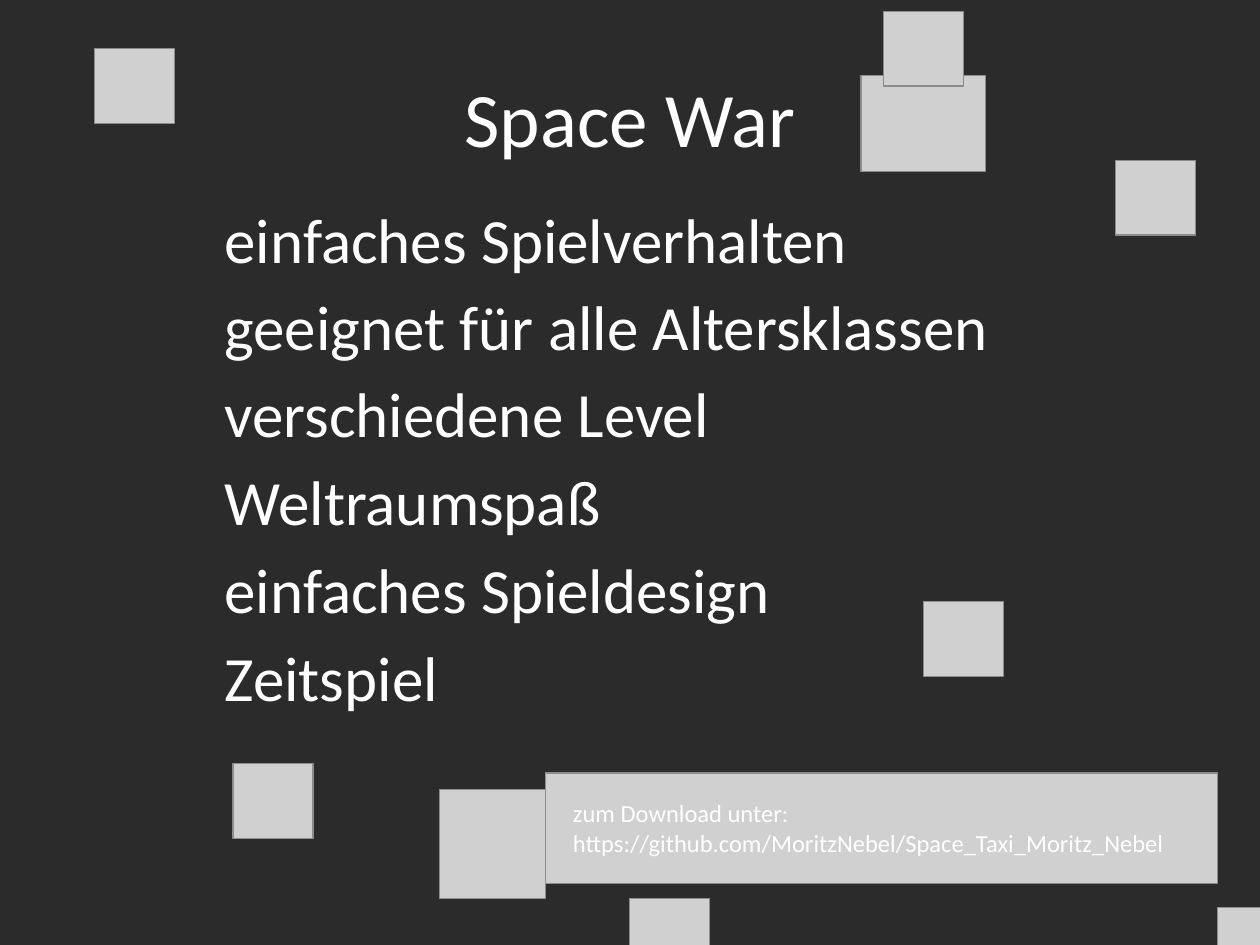
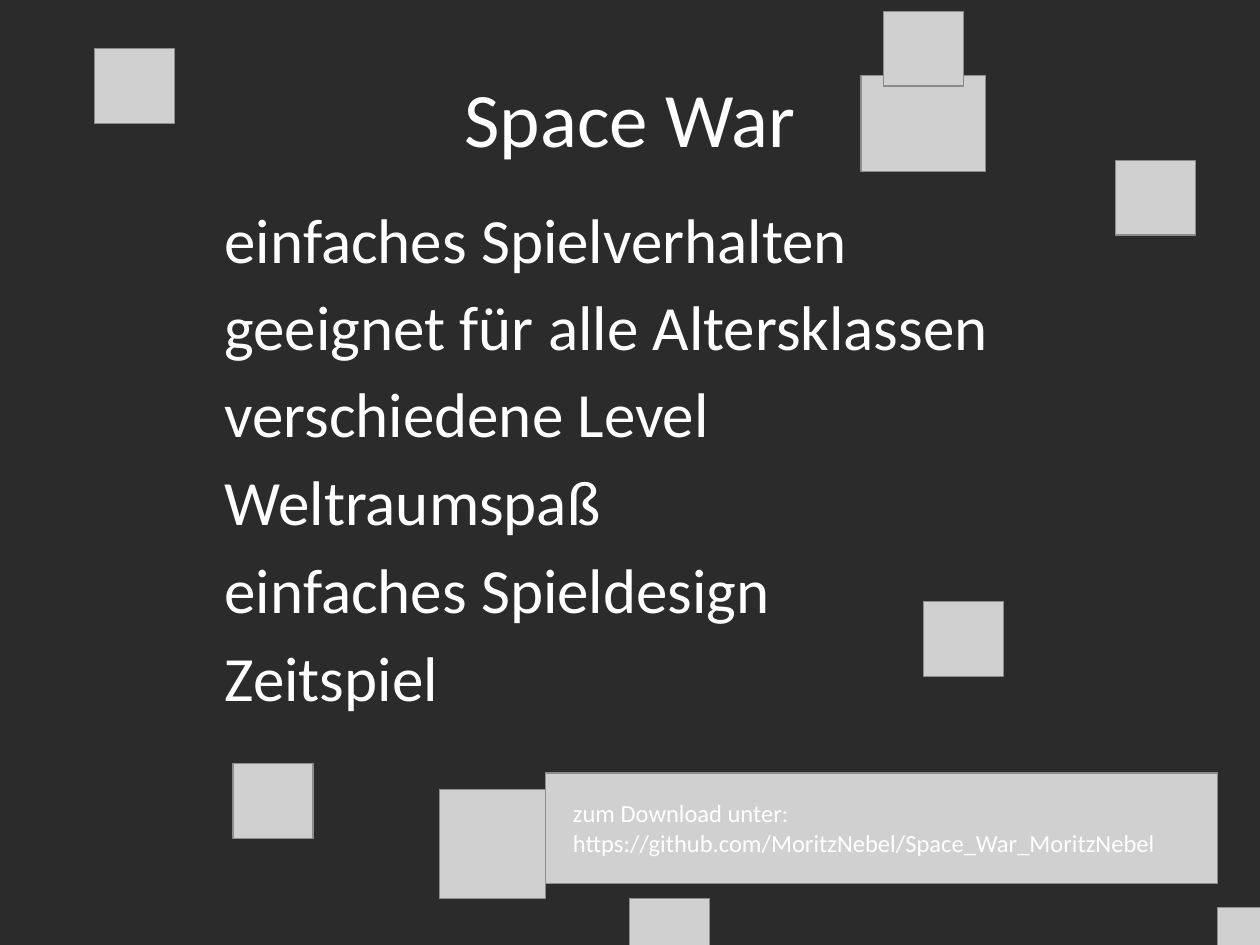
Before and after one commit to MoritzNebel/Space_War_MoritzNebel, a slide deck: slide 2 of PitchSlide.pptx. Drawn at 1260x945 pixels with LibreOffice and Linux fonts; fonts in the diff are those of the drawing; grey boxes stand for pictures; background and template pictures are left out; a plain dark background stands for a picture behind light text. Boxes give left, top, right and bottom in pixels: in the first picture for what was removed or moved away, otherwise in the second. Text is boxed around its words. In the diff, an @@ line names an element or a change of style, - is before the commit and + after.

Commit message:
pS
pS

```diff
--- a/PitchSlide.pptx
+++ b/PitchSlide.pptx
@@ text at [573,805,1154,856]: text changed @@
-zum Download unter: https://github.com/MoritzNebel/Space_Taxi_Moritz_Nebel
+zum Download unter: https://github.com/MoritzNebel/Space_War_MoritzNebel
```
